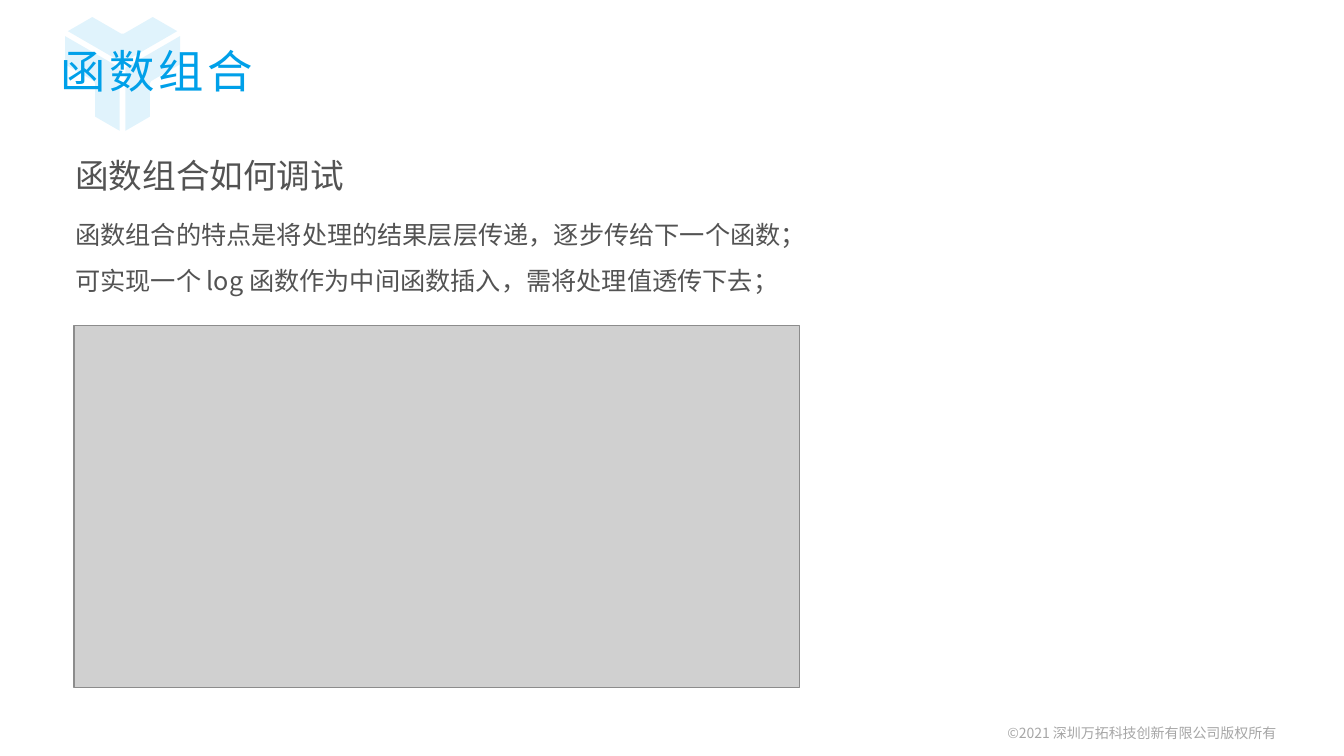
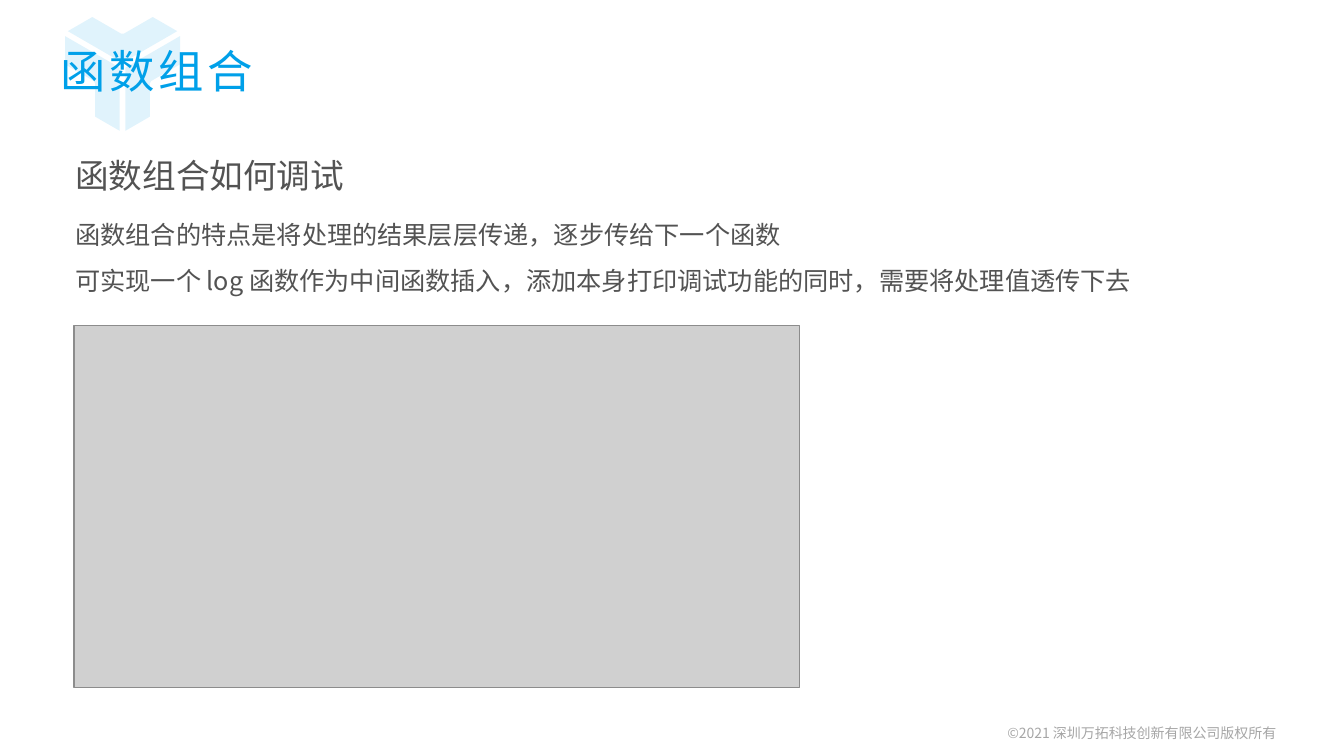
Before and after one commit to ZengLingYong/Blog, a slide deck: slide 26 of 函数编程范式.pptx. Drawn at 1344x756 pixels with LibreOffice and Linux fonts; fonts in the diff are those of the drawing; grey boxes stand for pictures; background and template pictures are left out. Boxes give left, top, right and bottom in pixels: in the first picture for what was removed or moved away, otherwise in the second. Text is boxed around its words. In the diff, an @@ line names an element or a change of style, - is before the commit and + after.

```diff
--- a/函数编程范式.pptx
+++ b/函数编程范式.pptx
@@ text at (75,223,1131,296): text changed @@
-函数组合的特点是将处理的结果层层传递，逐步传给下一个函数；
-可实现一个 log 函数作为中间函数插入，需将处理值透传下去；
+函数组合的特点是将处理的结果层层传递，逐步传给下一个函数
+可实现一个 log 函数作为中间函数插入，添加本身打印调试功能的同时，需要将处理值透传下去
```
Also in this commit, not shown: 14 other slides changed.
